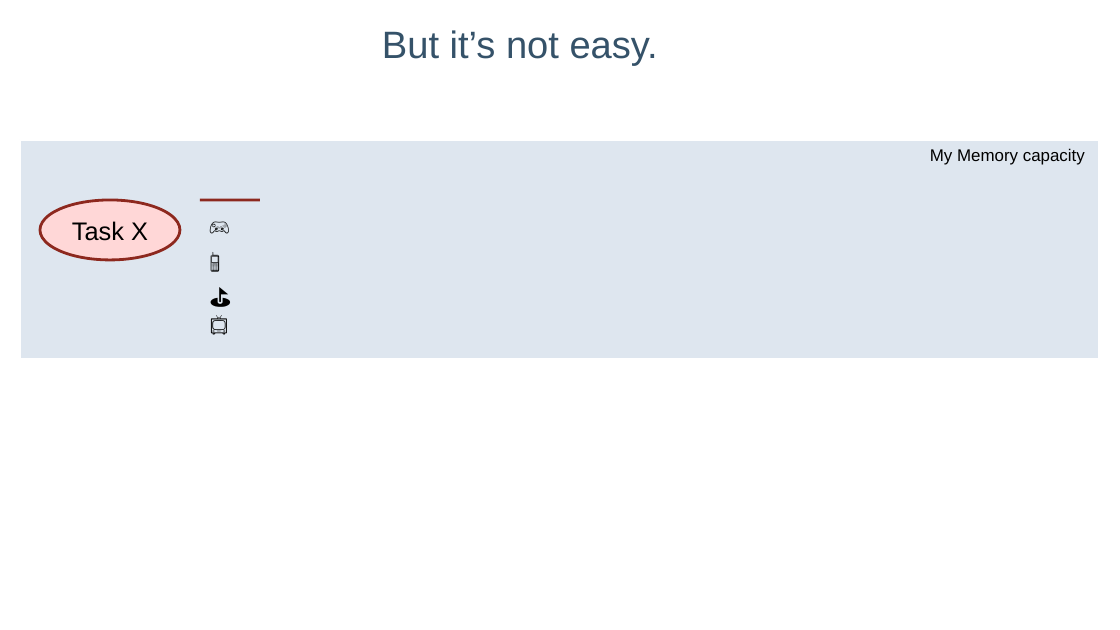
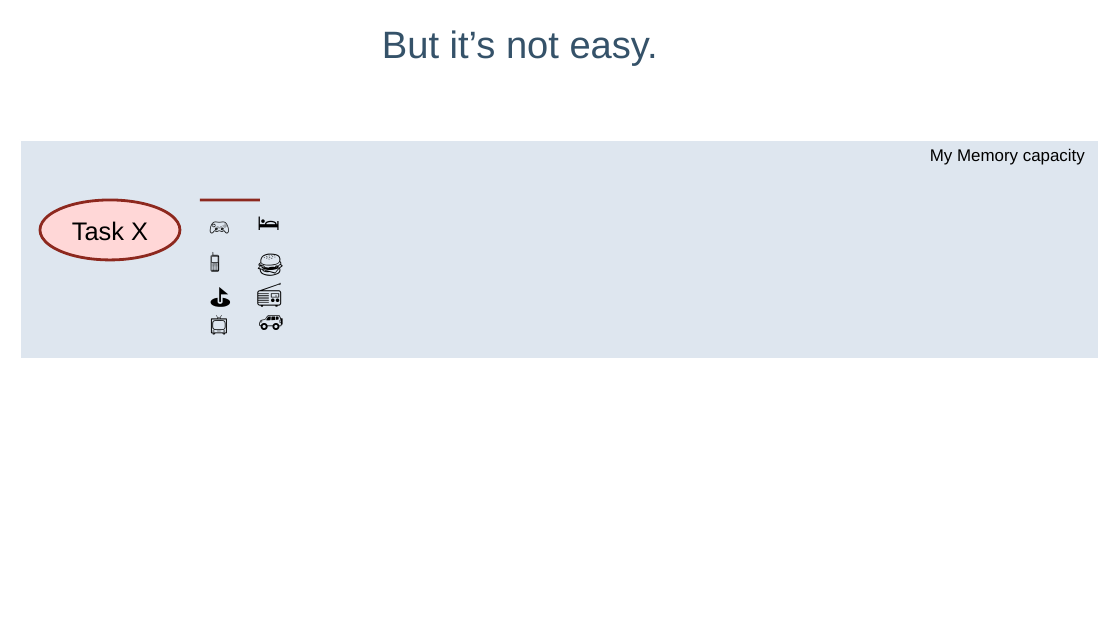
Before and after one commit to lelanthran/frame, a slide deck: slide 17 of docs/FrameIntroduction.odp. Drawn at 1120x630 pixels with LibreOffice and Linux fonts; fonts in the diff are those of the drawing; background and template pictures are left out. Boxes give left, top, right and bottom in pixels: in the first picture for what was removed or moved away, otherwise in the second. Text is boxed around its words. In the diff, an @@ line names an element or a change of style, - is before the commit and + after.

```diff
--- a/docs/FrameIntroduction.odp
+++ b/docs/FrameIntroduction.odp
@@ text added at <box>240,200,299,245</box>, 18 pt, text #000000 @@
+🛌
@@ text added at <box>240,243,299,288</box>, 18 pt, text #000000 @@
+🍔
@@ text added at <box>247,272,299,317</box>, 18 pt, text #000000 @@
+📻
@@ text added at <box>241,300,300,345</box>, 18 pt, text #000000 @@
+🚙
```
Also in this commit, not shown: 3 other slides changed.
